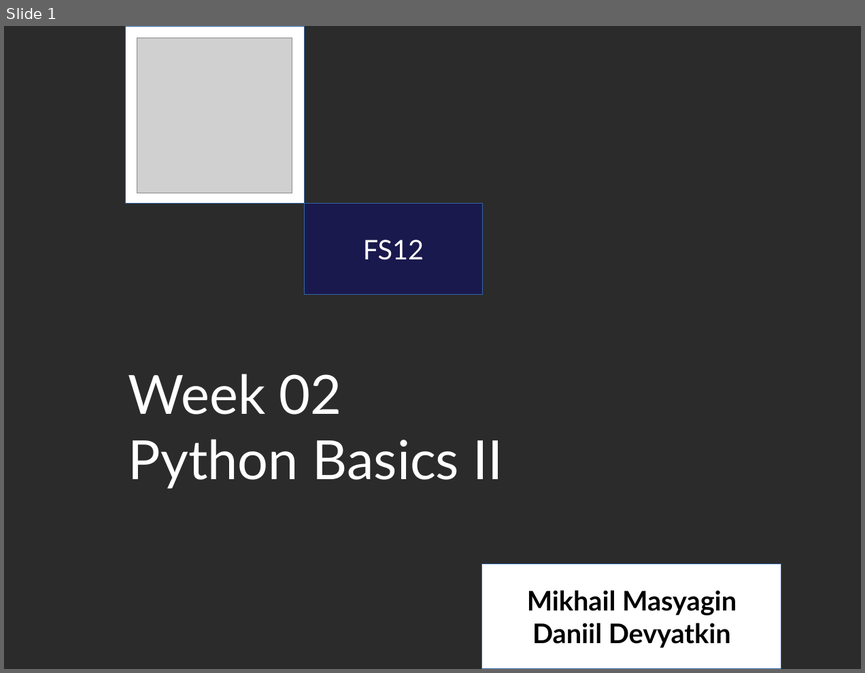
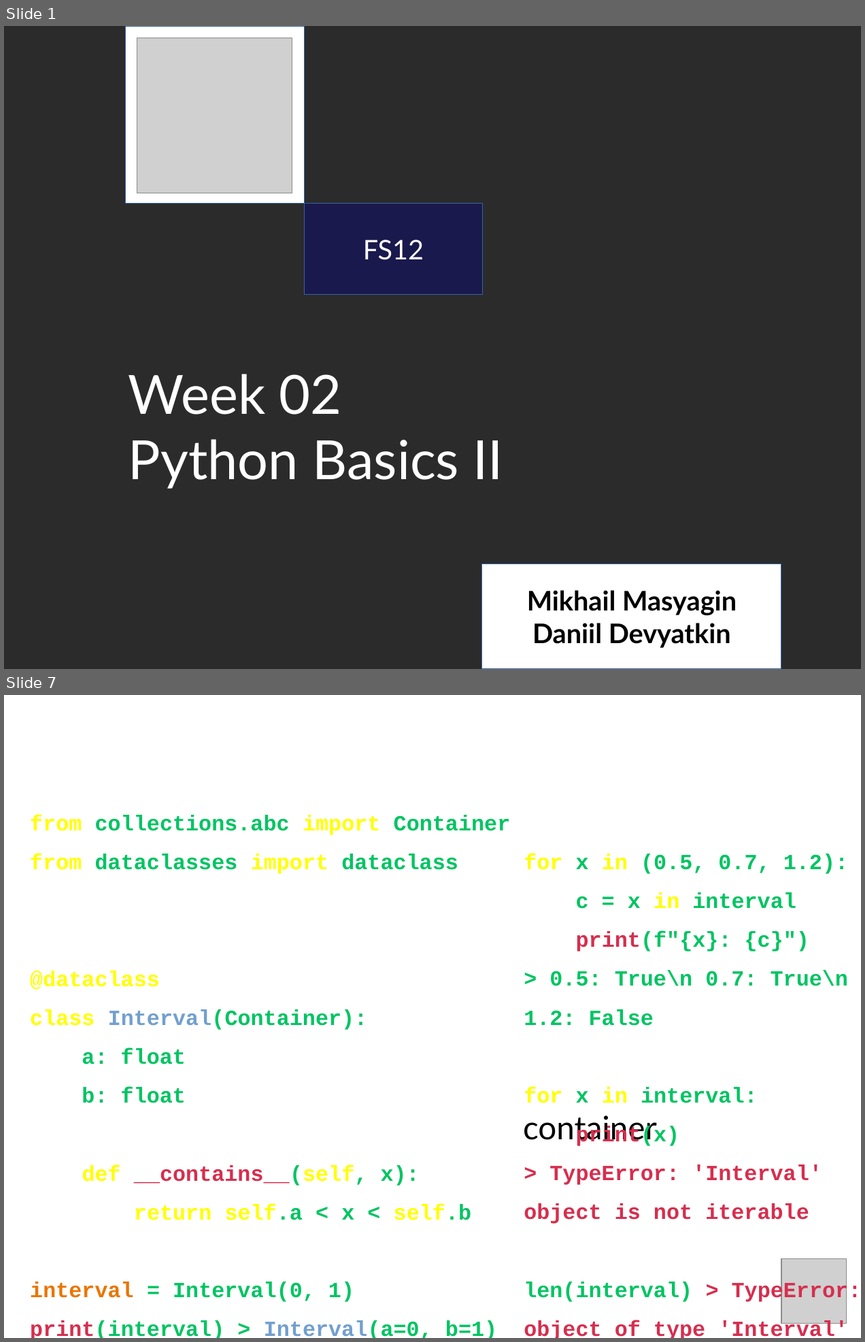
Before and after one commit to bmstu-fs12/01-sem-py-algo, a slide deck: week-02/presentation_1_4x3.odp. Shown one above the other, each under a label of ours: slide 1 before the commit, slides 1 and 7 after it; the slides between them are not shown. The pictures are 865x673 and 865x1342 pixels, drawn with LibreOffice and Linux fonts; fonts in the diff are those of the drawing; grey boxes stand for pictures; background and template pictures are left out; a plain dark background stands for a picture behind light text. Boxes give left, top, right and bottom in pixels: in the first picture for what was removed or moved away, otherwise in the second. Text is boxed around its words. In the diff, an @@ line names an element or a change of style, - is before the commit and + after.

```diff
--- a/week-02/presentation_1_4x3.odp
+++ b/week-02/presentation_1_4x3.odp
@@ slide 7 added at box(4, 695, 861, 1338), background picture (left out) @@
@@ title added at box(47, 715, 818, 795), 40 pt, text #FFFFFF @@
+Container II
@@ text added at box(30, 815, 511, 1338), 20 pt, text #00C462, bold @@
+● from collections.abc import Container
+● from dataclasses import dataclass
+● @dataclass
+● class Interval(Container):
+● a: float
+● b: float
+● def __contains__(self, x):
+● return self.a < x < self.b
+● interval = Interval(0, 1)
+● print(interval) > Interval(a=0, b=1)
@@ text added at box(524, 853, 861, 1338), 20 pt, text #00C462, bold @@
+● for x in (0.5, 0.7, 1.2):
+● c = x in interval
+● print(f"{x}: {c}")
+● > 0.5: True\n 0.7: True\n
+● 1.2: False
+● for x in interval:
+● print(x)
+● > TypeError: 'Interval'
+● object is not iterable
+● len(interval) > TypeError:
+● object of type 'Interval'
+● has no len()
@@ text added at box(523, 1115, 657, 1145), 30 pt, text #000000 @@
+container
@@ picture added at box(781, 1259, 846, 1323) @@
```
Also in this commit, not shown: 1 slide changed, 15 other slides added, 3 other files.
